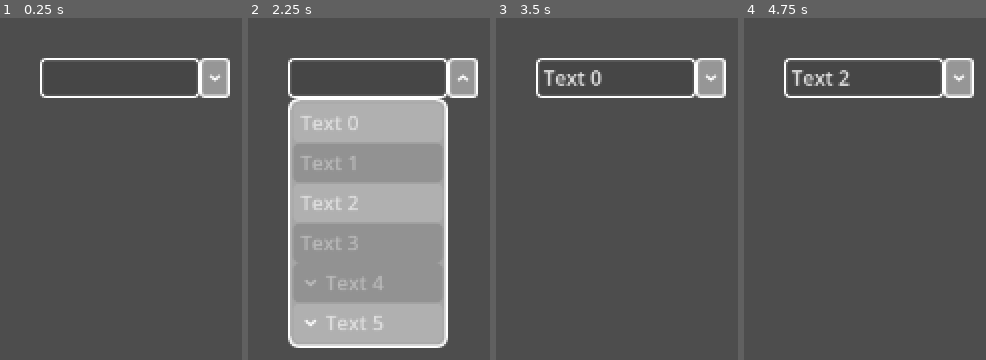
Above: before the commit, frames 1-4 (left to right).
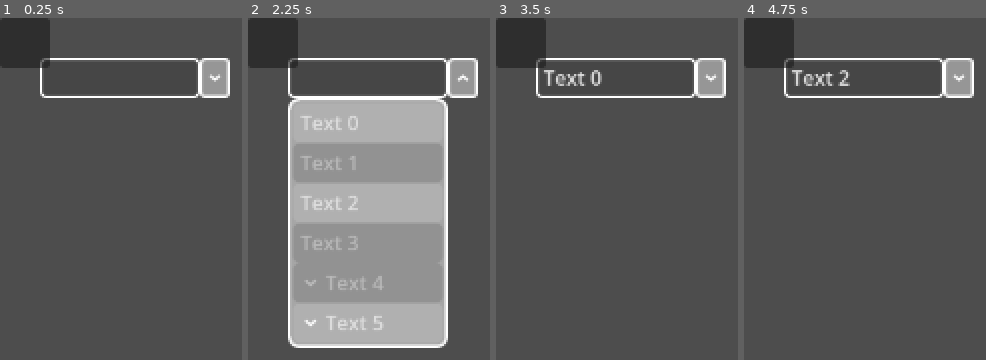
Above: after the commit, the same moments.

Repository: SilverFox-Tools/SilverFox--godot-custom-controls
Game: Godot game, scene res://Demo Scene.tscn
Same seed, same stepped clock (60 frames per second), same inputs: the game is played once before the commit and once after it.
Inputs (mouse positions are in pixels of both pictures, inside the frame that each line leads up to):
- Up to frame 1 (0.25 s): no input
- Up to frame 2 (2.25 s): click (369, 79) at 0.5 s; click (463, 79) at 1.25 s; tap Enter at 2 s; move the mouse to (outside the picture) at 2.02 s; hold Up from 2.03 s (still down); click (outside the picture) at 2.17 s
- Up to frame 3 (3.5 s): release Up at 2.75 s; click "Text 0" at 2.75 s
- Up to frame 4 (4.75 s): click "Text 0" at 3.5 s; click "Text 2" at 4.25 s

The runs differ from the first frame. In frame 1, 3.0% of the frame differs, in the area x 0-21%, y 0-15%; in frame 2, 3.0%; in frame 3, 3.0%; in frame 4, 3.0%.

Commit message:
新加：WindowTitle v0.1

Diff:
--- /dev/null
+++ b/Controls/WindowTitle/WindowTitle.gd
@@ -0,0 +1,59 @@
+# ============================================
+# WindowTitle 窗口标题栏
+# 作者:
+# ——>	东方银狐 / DFYH / DF.SilverFox
+# ———	——>	https://github.com/bilibiliDFYH
+#
+# 组织: 东方银狐的奇妙工具 / SilverFox-Tools
+# ——>	https://github.com/SilverFox-Tools
+#
+# 窗口: 银狐的 Godot 自定义控件 / SilverFox--godot-custom-controls
+# ——>	https://github.com/SilverFox-Tools/SilverFox--godot-custom-controls
+#
+# 许可证: MIT
+# V0.1
+# ============================================
+
+@tool
+class_name WindowTitle
+extends Panel
+
+var Node_Parent : Control
+
+var Mouse_Position : Vector2
+var old_Mouse_Position : Vector2
+var IsTouch : bool = false
+var MousePressed : bool = false
+var IsDrag : bool = false
+
+func _ready () -> void :
+	self.mouse_entered.connect (MouseEntered)
+	self.mouse_exited.connect (MouseExited)
+
+func _process (_delta : float) -> void :
+	if not Node_Parent and self.is_inside_tree () :
+		Node_Parent = get_parent ()
+
+	if not Engine.is_editor_hint () :
+		Mouse_Position = DisplayServer.mouse_get_position ()
+
+		#偏移,鼠标位置 和 old_鼠标位置 的距离差
+		var Offset : Vector2 = Mouse_Position - old_Mouse_Position
+
+		MousePressed = Input.is_mouse_button_pressed (MOUSE_BUTTON_LEFT)
+
+		#当 鼠标触碰 or 正在拖拽 时,并且 鼠标按下 and 偏移不为零
+		if (IsTouch or IsDrag) and MousePressed and Offset != Vector2.ZERO :
+			IsDrag = true
+			if Node_Parent :
+				Node_Parent.position += Vector2 (Offset)
+		if !MousePressed :
+			IsDrag = false
+
+		old_Mouse_Position = Mouse_Position
+
+func MouseEntered () :
+	IsTouch = true
+
+func MouseExited () :
+	IsTouch = false
--- a/Demo Scene.tscn
+++ b/Demo Scene.tscn
@@ -8,6 +8,7 @@
 [ext_resource type="StyleBox" uid="uid://bsi3lxir43yvq" path="res://Demo Theme/DropDown/hover.tres" id="4_tvxeg"]
 [ext_resource type="StyleBox" uid="uid://c3hd1br305303" path="res://style_box_empty.tres" id="6_tvxeg"]
 [ext_resource type="Script" uid="uid://cxylwneos738y" path="res://Controls/DropDown/OptionItem.gd" id="8_do1v3"]
+[ext_resource type="Script" uid="uid://bt6xewg2wlu4s" path="res://Controls/WindowTitle/WindowTitle.gd" id="9_do1v3"]
 
 [sub_resource type="Resource" id="Resource_ipwy3"]
 script = ExtResource("8_do1v3")
@@ -71,3 +72,10 @@
 DropDownItem_Position = Vector2(0, 32)
 DropDownItem_Items = Array[ExtResource("8_do1v3")]([SubResource("Resource_ipwy3"), SubResource("Resource_do1v3"), SubResource("Resource_y2twt"), SubResource("Resource_761q5"), SubResource("Resource_o63mf"), SubResource("Resource_d3ohx")])
 metadata/_custom_type_script = "uid://biuyl3np3cco3"
+
+[node name="WindowTitle" type="Panel" parent="." unique_id=810358211]
+layout_mode = 0
+offset_right = 40.0
+offset_bottom = 40.0
+script = ExtResource("9_do1v3")
+metadata/_custom_type_script = "uid://bt6xewg2wlu4s"
Not shown, added: Controls/WindowTitle/WindowTitle.gd.uid
